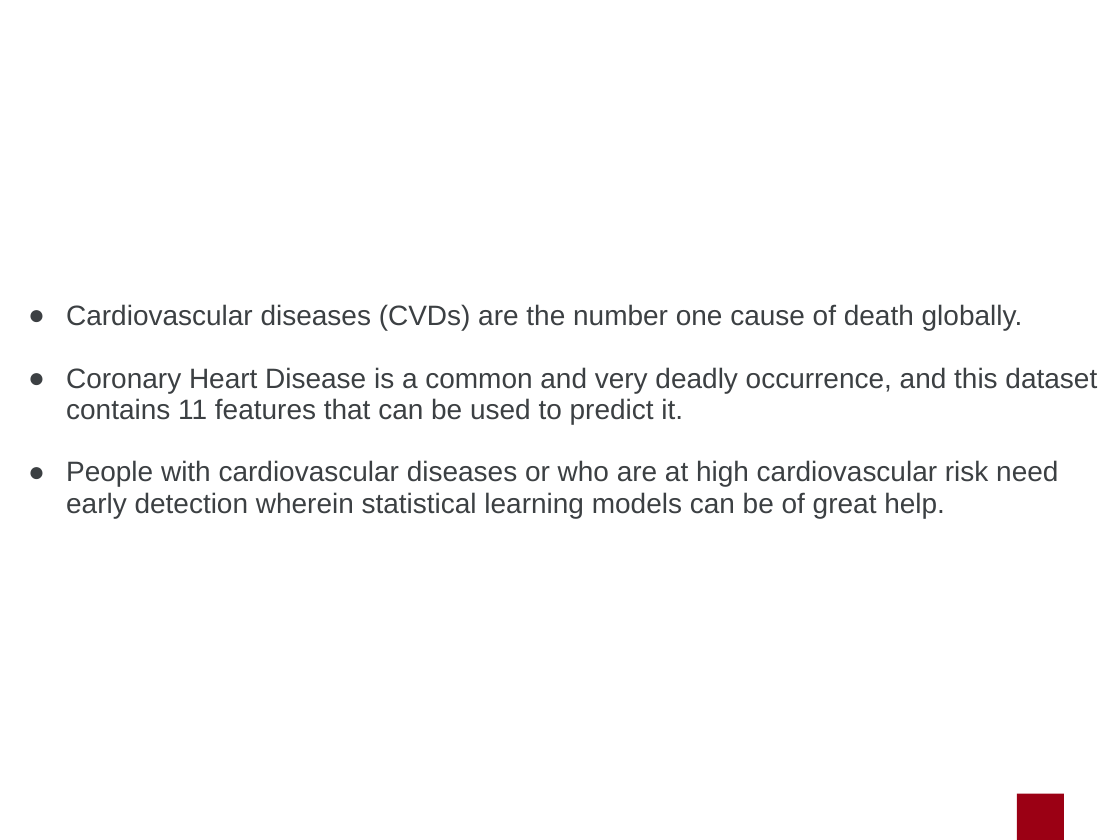
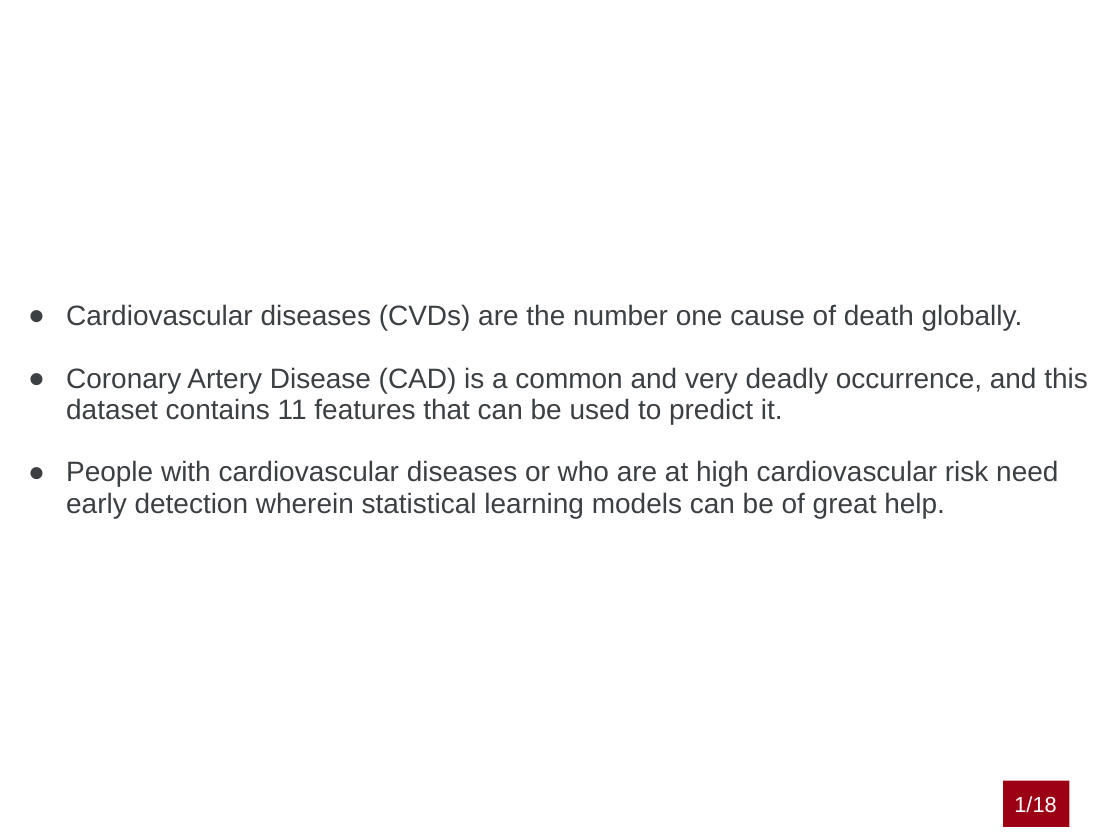
Before and after one commit to marcouderzo/CoronaryHeartDisease-Prediction, a slide deck: slide 2 of slides.pptx. Drawn at 1120x840 pixels with LibreOffice and Linux fonts; fonts in the diff are those of the drawing; background and template pictures are left out. Boxes give left, top, right and bottom in pixels: in the first picture for what was removed or moved away, otherwise in the second. Text is boxed around its words. In the diff, an @@ line names an element or a change of style, - is before the commit and + after.

```diff
--- a/slides.pptx
+++ b/slides.pptx
@@ text at <box>66,367,1088,424</box>: text changed @@
-● Coronary Heart Disease is a common and very deadly occurrence, and this dataset contains 11 features that can be used to predict it.
+● Coronary Artery Disease (CAD) is a common and very deadly occurrence, and this dataset contains 11 features that can be used to predict it.
@@ rectangle "1/18": place and size @@
-rectangle "1/18" at <box>1017,794,1064,840</box>
+rectangle "1/18" at <box>1004,781,1070,827</box>
@@ text in rectangle at <box>1014,796,1056,813</box>: text added @@
+1/18
```
Also in this commit, not shown: 17 other slides changed, 3 slides added, 1 slide removed, 2 other files.
